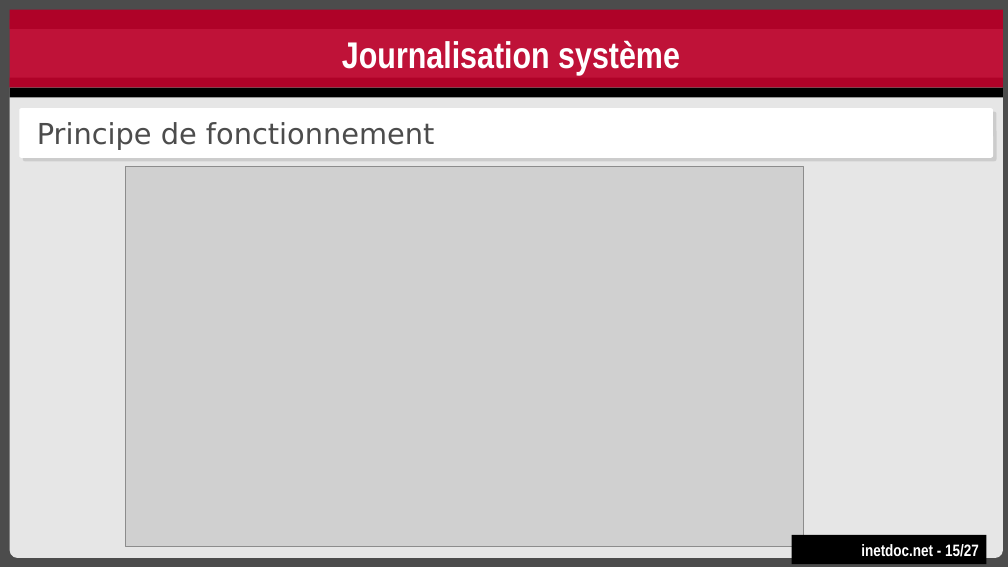
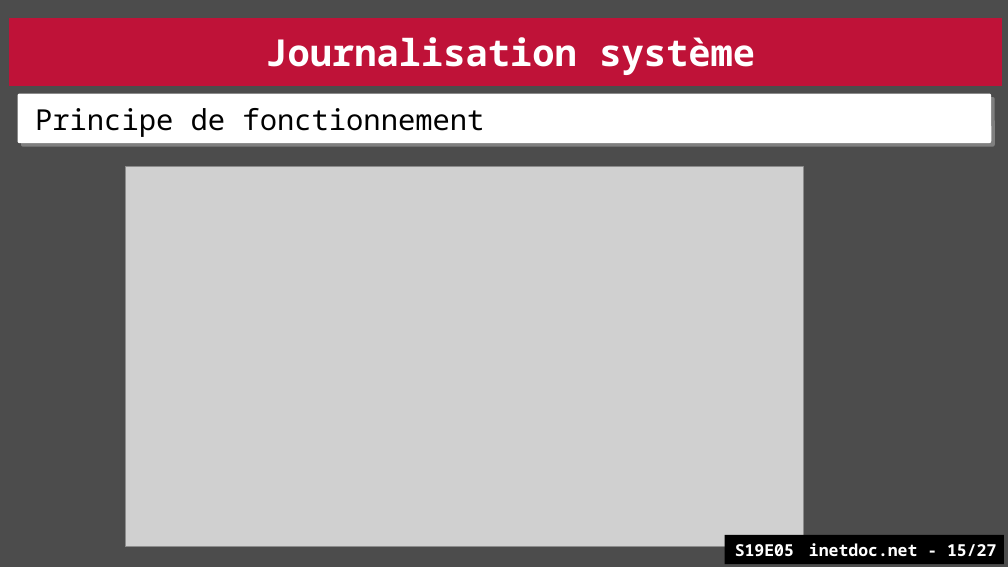
Before and after one commit to platu/inetdoc, a slide deck: slide 15 of presentations/sysadm-base-5/sysadm-base-5.odp. Drawn at 1008x567 pixels with LibreOffice and Linux fonts; fonts in the diff are those of the drawing; grey boxes stand for pictures. Boxes give left, top, right and bottom in pixels: in the first picture for what was removed or moved away, otherwise in the second. Text is boxed around its words. In the diff, an @@ line names an element or a change of style, - is before the commit and + after.

Commit message:
Introduction aux systèmes GNU/Linux
. Édition 2020 de la séance 5
. Révision de la version 2020 de la séance 4
  umask 0027 au lieu de 027

```diff
--- a/presentations/sysadm-base-5/sysadm-base-5.odp
+++ b/presentations/sysadm-base-5/sysadm-base-5.odp
@@ rectangle "Journalisation système" at [9,18,1003,86]: font Arial Narrow to Noto Sans Mono @@
@@ rectangle removed at [10,10,1004,29] @@
@@ rounded rectangle removed at [10,81,1004,558] @@
@@ rectangle removed at [10,78,1004,88] @@
@@ rectangle removed at [10,88,1004,97] @@
@@ rounded rectangle "Principe de fonctionnement": place and size @@
-rounded rectangle "Principe de fonctionnement" at [19,108,993,158]
+rounded rectangle "Principe de fonctionnement" at [18,94,992,143]
@@ rounded rectangle "Principe de fonctionnement" at [18,94,992,143]: font DejaVu Sans to Noto Sans Mono, text colour #4C4C4C to #000000 @@
@@ rectangle: place and size @@
-rectangle at [792,534,986,563]
+rectangle at [724,534,1004,563]
@@ text in rectangle at [735,543,996,556]: text changed; font Arial Narrow to Noto Sans Mono @@
-inetdoc.net - 15/27
+S19E05 inetdoc.net - 15/27
```
Also in this commit, not shown: 26 other slides changed, 1 other file.
